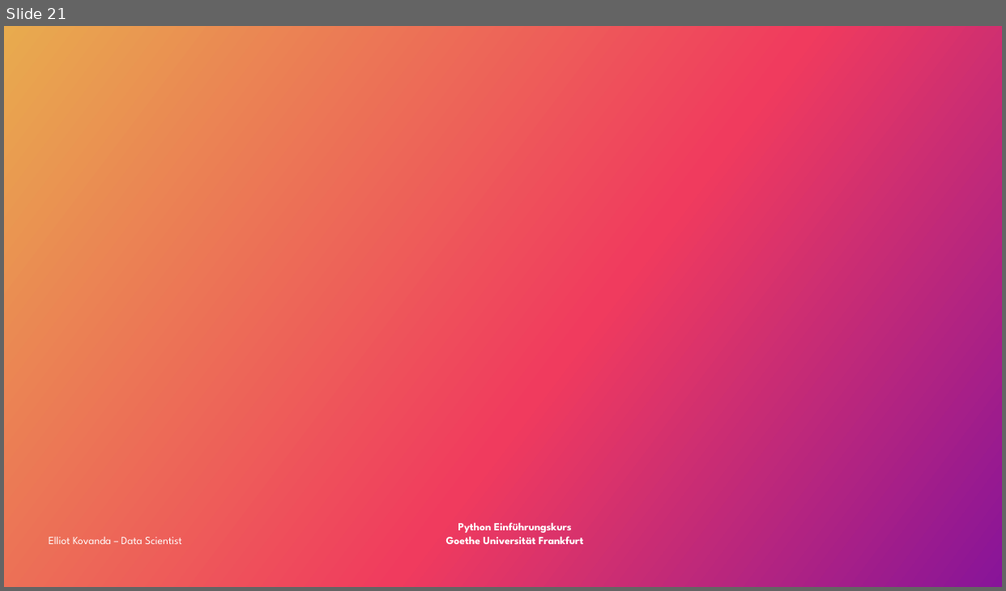
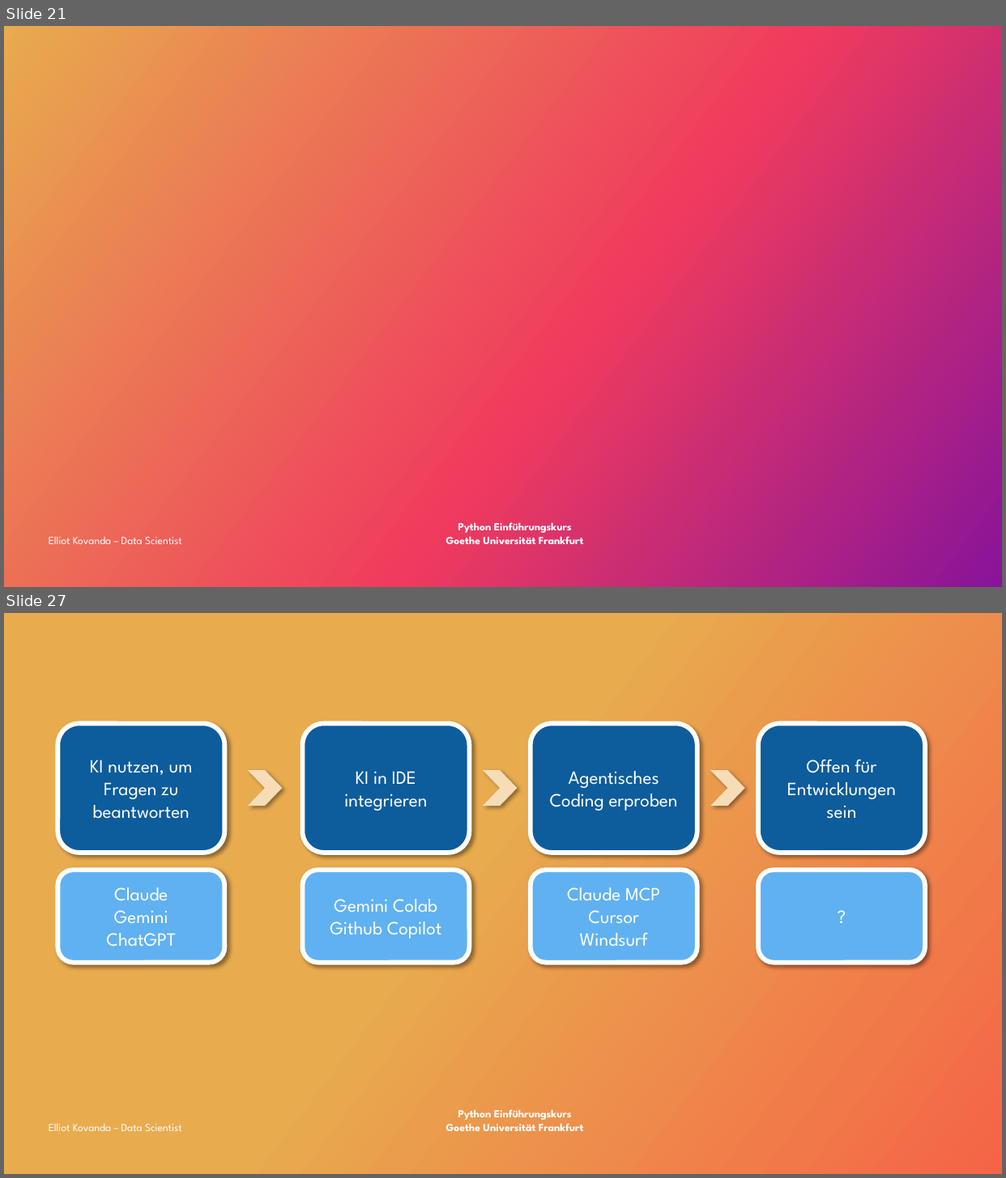
Before and after one commit to ekovanda/python_data_intro, a slide deck: Python_Datenanalyse.pptx. Shown one above the other, each under a label of ours: slide 21 before the commit, slides 21 and 27 after it; the slides between them are not shown. The pictures are 1006x591 and 1006x1178 pixels, drawn with LibreOffice and Linux fonts; fonts in the diff are those of the drawing; background and template pictures are left out. Boxes give left, top, right and bottom in pixels: in the first picture for what was removed or moved away, otherwise in the second. Text is boxed around its words. In the diff, an @@ line names an element or a change of style, - is before the commit and + after.

```diff
--- a/Python_Datenanalyse.pptx
+++ b/Python_Datenanalyse.pptx
@@ slide 27 added at (4, 613, 1002, 1174), background gradient #E8AB4E to #F56447; not listed: 1 template element that a slide beside it also shows @@
@@ rounded rectangle added at (58, 724, 225, 854), fill #0D5C9C, outline #FFFFFF 4.5 pt, 18 pt, text #FFFFFF @@
+KI nutzen, um Fragen zu beantworten
@@ rounded rectangle added at (303, 724, 470, 854), fill #0D5C9C, outline #FFFFFF 4.5 pt, 18 pt, text #FFFFFF @@
+KI in IDE integrieren
@@ rounded rectangle added at (530, 724, 697, 854), fill #0D5C9C, outline #FFFFFF 4.5 pt, 18 pt, text #FFFFFF @@
+Agentisches Coding erproben
@@ rounded rectangle added at (759, 724, 926, 854), fill #0D5C9C, outline #FFFFFF 4.5 pt, 18 pt, text #FFFFFF @@
+Offen für Entwicklungen sein
@@ chevron added at (248, 770, 283, 806), fill #F6DDB8 @@
@@ chevron added at (483, 770, 517, 806), fill #F6DDB8 @@
@@ chevron added at (710, 770, 745, 806), fill #F6DDB8 @@
@@ rounded rectangle added at (58, 870, 225, 963), fill #60B1F2, outline #FFFFFF 4.5 pt, 18 pt, text #FFFFFF @@
+Claude
+Gemini
+ChatGPT
@@ rounded rectangle added at (303, 870, 470, 963), fill #60B1F2, outline #FFFFFF 4.5 pt, 18 pt, text #FFFFFF @@
+Gemini Colab
+Github Copilot
@@ rounded rectangle added at (530, 870, 697, 963), fill #60B1F2, outline #FFFFFF 4.5 pt, 18 pt, text #FFFFFF @@
+Claude MCP
+Cursor
+Windsurf
@@ rounded rectangle added at (759, 870, 926, 963), fill #60B1F2, outline #FFFFFF 4.5 pt, 18 pt, text #FFFFFF @@
+?
@@ text added at (49, 1124, 182, 1131), 10.5 pt, text #FFFFFF @@
+Elliot Kovanda – Data Scientist
```
Also in this commit, not shown: 4 slides changed, 5 other slides added, 1 slide removed, 20 other files.
